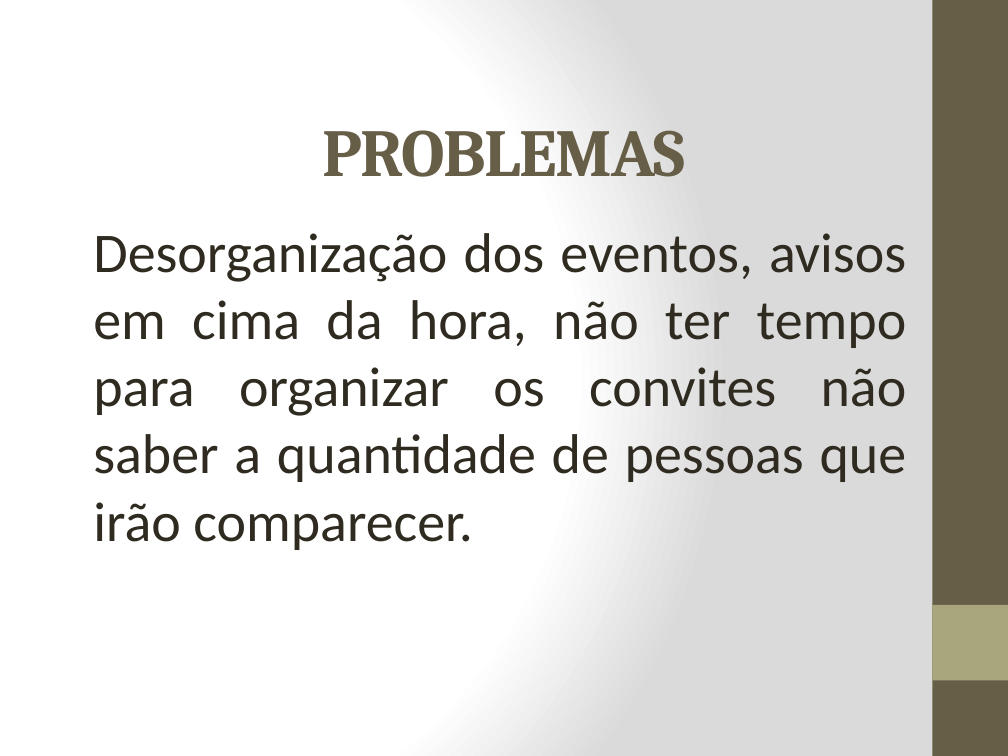
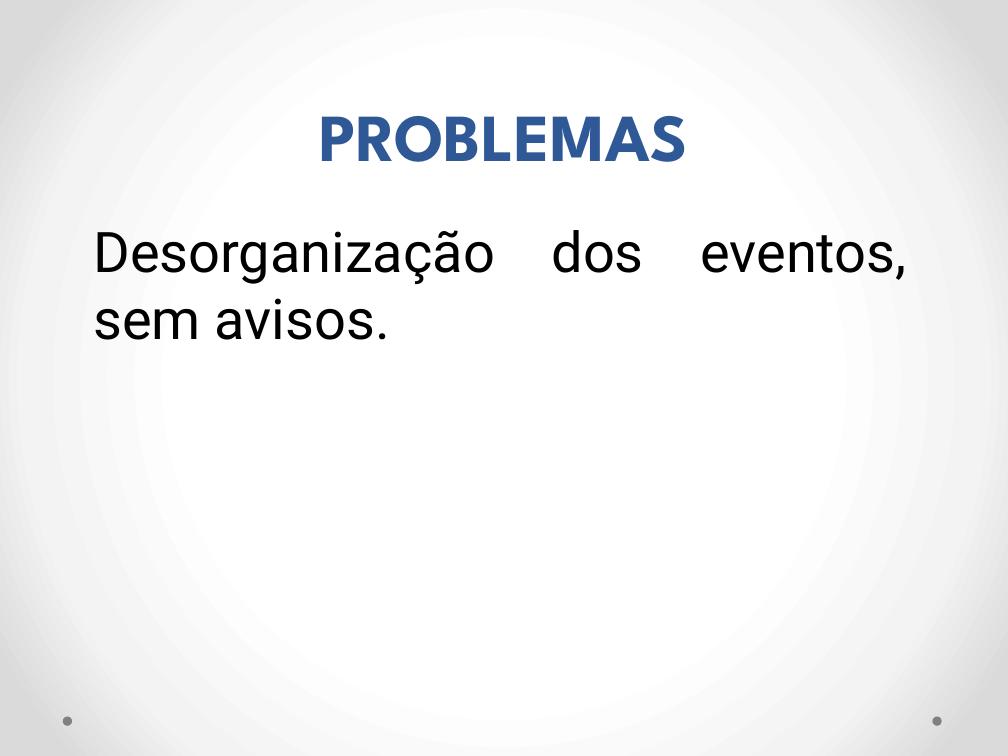
Before and after one commit to ProjetoAC/Maiara-UltraFest, a slide deck: slide 2 of Slides do curso Aprender e Crescer.pptx. Drawn at 1008x756 pixels with LibreOffice and Linux fonts; fonts in the diff are those of the drawing. Boxes give left, top, right and bottom in pixels: in the first picture for what was removed or moved away, otherwise in the second. Text is boxed around its words. In the diff, an @@ line names an element or a change of style, - is before the commit and + after.

```diff
--- a/Slides do curso Aprender e Crescer.pptx
+++ b/Slides do curso Aprender e Crescer.pptx
@@ background gradient #FFFFFF to #DADADA to gradient #FFFFFF to #F4F4F4 to #DADADA @@
@@ rectangle removed at (932,0,1008,756) @@
@@ title "PROBLEMAS": place and size @@
-title "PROBLEMAS" at (322,130,685,177)
+title "PROBLEMAS" at (320,116,688,162)
@@ title "PROBLEMAS" at (320,116,688,162): font Cambria to League Spartan, text colour #675E47 to #2F5897, letter spacing -1 to 0 pt @@
@@ subtitle at (93,230,906,284): text changed; font Calibri to Roboto; text colour #2F2B20 to #000000 @@
-Desorganização dos eventos, avisos em cima da hora, não ter tempo para organizar os convites não saber a quantidade de pessoas que irão comparecer.
+Desorganização dos eventos, sem avisos.
@@ rectangle removed at (932,605,1008,680) @@
@@ ellipse added at (62,717,72,726), fill #808080 @@
@@ ellipse added at (932,717,941,726), fill #808080 @@
```
Also in this commit, not shown: 3 other slides changed, 1 slide added, 4 slides removed.
